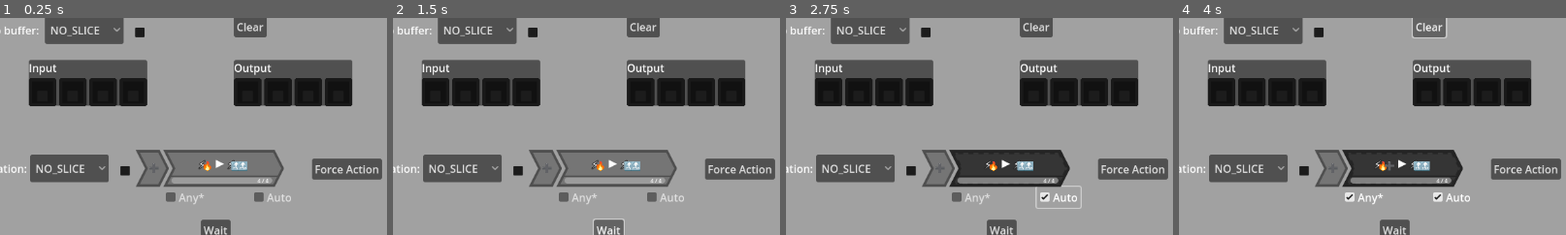
Above: before the commit, frames 1-4 (left to right).
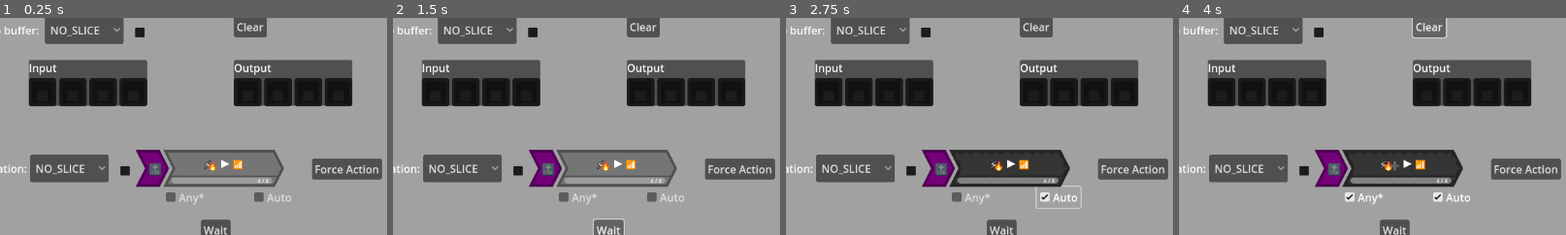
Above: after the commit, the same moments.

Repository: starshinePerigee/reactionwheel
Game: Godot game, scene res://objects/action/test_action/test_action.tscn
Two runs of this game, one before a commit and one after it. Both use one fixed random seed, a clock stepped at 60 frames per second and the inputs below. The project has no main scene, so this scene is started directly.
Inputs (mouse positions are % of the whole screen's width and height, from its top left):
- Up to frame 1 (0.25 s): no input
- Up to frame 2 (1.5 s): click (34, 45) at 0.5 s; click "Wait" at 1.25 s
- Up to frame 3 (2.75 s): click "Auto" at 2 s
- Up to frame 4 (4 s): click "Any*" at 2.75 s; click "Clear" at 3.5 s
The pictures show only the part of the screen within x 5-55%, y 10-60%; the shares and areas given below are measured in that part.

The runs differ from the first frame. In frame 1, 1.5% of the frame differs, in the area x 35-64%, y 60-78%; in frame 2, 1.5%; in frame 3, 1.5%; in frame 4, 1.5%, in the area x 35-65%, y 60-78%.

Commit message:
Basic prototype COMPLETE!

Diff:
--- a/reactionwheels/objects/action/action.gd
+++ b/reactionwheels/objects/action/action.gd
@@ -1,5 +1,6 @@
 @tool
 extends Control
+class_name Action
 
 signal clicked
 signal activated
@@ -100,13 +101,14 @@
 func _on_action_body_pressed() -> void:
 	clicked.emit()
 	if not automatic:
-		full_activation()
+		if full_activation():
+			manual_completed.emit()
 
 func check_activation_cost() -> bool:
 	if activation_object != null:
 		var ok = (
-			activation_flavors
-			and activation_object.get_flavor(activation_index) in activation_flavors
+			len(activation_flavors) == 0
+			or activation_object.get_flavor(activation_index) in activation_flavors
 		)
 		$Tail/Shade.visible = !ok
 		return ok
@@ -128,17 +130,22 @@
 	activated.emit()
 
 func do_turn():
+	if automatic:
+		full_activation()
 	if not action_ready:
 		turns_waiting += 1
-		return
-	if automatic:
-		full_activation()
+
+func post_turn():
+	if activation_object and activation_object.get_flavor(activation_index) not in activation_flavors:
+		$Tail/Shade.visible = true
+	else:
+		$Tail/Shade.visible = false
 
 func check_requirements() -> bool:
 	# check cooldown:
 	if not action_ready:
 		return false
-	if not inputs_optional:
+	if not inputs_optional and len(reaction_input) > 0:
 		if not input_buffer:
 			return false
 		for in_flavor in reaction_input:
@@ -146,15 +153,25 @@
 			# but its a game jam so yolo
 			if reaction_input.count(in_flavor) > input_buffer.contents.count(in_flavor):
 				return false
+	if (
+		activation_object
+		and len(activation_flavors) > 0
+		and not automatic
+		and activation_object.get_flavor(activation_index) == SliceData.Flavors.NO_SLICE
+	):
+		return false
 	return true
 
-func full_activation():
-	if check_requirements():
-		if activation_object:
-			if activation_object.get_flavor(activation_index) in activation_flavors:
-				do_activation()
-			activation_object.set_flavor(activation_index, SliceData.Flavors.NO_SLICE)
-		turns_waiting = 0
-		manual_completed.emit()
+func full_activation() -> bool:
+	if not check_requirements():
+		return false
+	if activation_object:
+		if activation_object.get_flavor(activation_index) in activation_flavors:
+			do_activation()
+		activation_object.set_flavor(activation_index, SliceData.Flavors.NO_SLICE)
+	else:
+		do_activation()
+	turns_waiting = 0
+	return true
 
 #endregion
--- a/reactionwheels/objects/action/action.tscn
+++ b/reactionwheels/objects/action/action.tscn
@@ -59,7 +59,7 @@
 offset_right = 55.0
 offset_bottom = 55.0
 scale = Vector2(2, 2)
-text = "✳"
+text = "➕"
 char_width = 1
 append_plus = true
 
--- a/reactionwheels/objects/action/test_action/test_action.tscn
+++ b/reactionwheels/objects/action/test_action/test_action.tscn
@@ -35,8 +35,9 @@
 activation_object = NodePath("../FlavorDropdown2")
 input_buffer = NodePath("../Buffer")
 output_buffer = NodePath("../Buffer2")
+activation_flavors = Array[int]([1])
 reaction_input = Array[int]([2, 3])
-reaction_output = Array[int]([2, 1, 1])
+reaction_output = Array[int]([4])
 
 [node name="Buffer" parent="." instance=ExtResource("3_s3mjj")]
 offset_left = 99.0
--- a/reactionwheels/objects/buffer/buffer.gd
+++ b/reactionwheels/objects/buffer/buffer.gd
@@ -108,6 +108,8 @@
 	contents = []
 
 func get_flavor(index: int = 0) -> SliceData.Flavors:
+	if index >= len(contents):
+		return SliceData.Flavors.NO_SLICE
 	return contents[index]
 
 func set_flavor(index: int = 0, flavor: SliceData.Flavors = SliceData.Flavors.NO_SLICE) -> void:
--- a/reactionwheels/objects/slice/slice.gd
+++ b/reactionwheels/objects/slice/slice.gd
@@ -20,7 +20,7 @@
 	set(value):
 		flavor = value
 		await verify_ready()
-		print("Setting slice flavor to %s" % SliceData.FLAVOR_DICT[flavor].flavor_name)
+		#print("Setting slice flavor to %s" % SliceData.FLAVOR_DICT[flavor].flavor_name)
 		$SliceFill.self_modulate = SliceData.FLAVOR_DICT[flavor].mod_color
 		$SliceIcon.text = SliceData.FLAVOR_DICT[flavor].f_icon
 
--- a/reactionwheels/objects/slice_data.gd
+++ b/reactionwheels/objects/slice_data.gd
@@ -19,15 +19,21 @@
 static var TEST_SLICE = FlavorDef.new("debug", "🔝", Color("f200ff"))
 static var POWER = FlavorDef.new("power", "⚡", Color("00fce3"))
 static var HEAT = FlavorDef.new("heat", "🔥", Color("e60010"))
+static var SIGNAL = FlavorDef.new("signal", "📶", Color("007fd1"))
+static var DAMAGE = FlavorDef.new("damage", "💥", Color("bdab62"))
+static var STAR = FlavorDef.new("star", "🌟", Color("FFFFFF"))
 #endregion
 
 #region global instances
-enum Flavors {NO_SLICE, TEST_SLICE, POWER, HEAT}
+enum Flavors {NO_SLICE, TEST_SLICE, POWER, HEAT, SIGNAL, DAMAGE, STAR}
 
 static var FLAVOR_DICT = {
 	Flavors.NO_SLICE: NO_SLICE,
 	Flavors.TEST_SLICE: TEST_SLICE,
 	Flavors.POWER: POWER,
-	Flavors.HEAT: HEAT
+	Flavors.HEAT: HEAT,
+	Flavors.SIGNAL: SIGNAL,
+	Flavors.DAMAGE: DAMAGE,
+	Flavors.STAR: STAR
 }
 #endregion
--- /dev/null
+++ b/reactionwheels/objects/spacecraft/spacecraft.gd
@@ -0,0 +1,19 @@
+extends Node2D
+
+func _ready():
+	for child in get_children():
+		if child is Action:
+			child.manual_completed.connect(do_turn)
+
+func do_turn():
+	print("Doing turn")
+	var all_children = get_children()
+	for child in all_children:
+		if child is Action:
+			child.do_turn()
+	for child in all_children:
+		if child is Wheel:
+			child.do_turn()
+	for child in all_children:
+		if child is Action:
+			child.post_turn()
--- /dev/null
+++ b/reactionwheels/objects/spacecraft/spacecraft.tscn
@@ -0,0 +1,6 @@
+[gd_scene load_steps=2 format=3 uid="uid://desxr3a50vvq"]
+
+[ext_resource type="Script" uid="uid://dy8q4cst83jjk" path="res://objects/spacecraft/spacecraft.gd" id="1_61b8h"]
+
+[node name="Spacecraft" type="Node2D"]
+script = ExtResource("1_61b8h")
--- a/reactionwheels/objects/wheel/wheel.gd
+++ b/reactionwheels/objects/wheel/wheel.gd
@@ -1,9 +1,12 @@
 @tool
 extends VBoxContainer
+class_name Wheel
 
 func verify_ready():
 	if not is_node_ready():
 		await ready
+
+@export var input_buffer: Buffer
 
 var WHEEL_SIZE = 4
 @onready var slices = [
@@ -35,3 +38,9 @@
 
 func set_flavor(index: int = 0, flavor: SliceData.Flavors = SliceData.Flavors.NO_SLICE) -> void:
 	get_slice_from_pos(index).flavor = flavor
+
+func do_turn():
+	rotation_position += 1
+	var active_slice = get_slice_from_pos(0)
+	if active_slice.flavor == SliceData.Flavors.NO_SLICE and input_buffer:
+		active_slice.flavor = input_buffer.pop_slice()
--- a/reactionwheels/project.godot
+++ b/reactionwheels/project.godot
@@ -13,6 +13,10 @@
 config/name="reactionwheels"
 config/features=PackedStringArray("4.4", "GL Compatibility")
 config/icon="res://icon.svg"
+
+[display]
+
+window/size/resizable=false
 
 [editor]
 
--- /dev/null
+++ b/reactionwheels/stages/test_sputnik.tscn
@@ -0,0 +1,253 @@
+[gd_scene load_steps=5 format=3 uid="uid://dxi5kfyvesomg"]
+
+[ext_resource type="PackedScene" uid="uid://desxr3a50vvq" path="res://objects/spacecraft/spacecraft.tscn" id="1_otovh"]
+[ext_resource type="PackedScene" uid="uid://cunsuhq6ishlo" path="res://objects/wheel/wheel.tscn" id="2_qubhb"]
+[ext_resource type="PackedScene" uid="uid://n6os6n6vg5kf" path="res://objects/buffer/buffer.tscn" id="3_qubhb"]
+[ext_resource type="PackedScene" uid="uid://cykb38cjy1rp6" path="res://objects/action/action.tscn" id="4_t0s86"]
+
+[node name="TestSputnik" type="Node2D"]
+
+[node name="Spacecraft" parent="." instance=ExtResource("1_otovh")]
+
+[node name="BattWheel" parent="Spacecraft" node_paths=PackedStringArray("input_buffer") instance=ExtResource("2_qubhb")]
+offset_left = 218.0
+offset_top = 223.0
+offset_right = 396.0
+offset_bottom = 250.0
+input_buffer = NodePath("../BatBuff")
+
+[node name="Label" parent="Spacecraft/BattWheel" index="0"]
+text = "Battery Management"
+
+[node name="Slice0" parent="Spacecraft/BattWheel/Core/Rotator" index="0"]
+flavor = 2
+
+[node name="Slice1" parent="Spacecraft/BattWheel/Core/Rotator" index="1"]
+flavor = 0
+
+[node name="Slice2" parent="Spacecraft/BattWheel/Core/Rotator" index="2"]
+flavor = 0
+
+[node name="Slice3" parent="Spacecraft/BattWheel/Core/Rotator" index="3"]
+flavor = 0
+
+[node name="RadioWheel" parent="Spacecraft" node_paths=PackedStringArray("input_buffer") instance=ExtResource("2_qubhb")]
+anchors_preset = 0
+anchor_right = 0.0
+anchor_bottom = 0.0
+offset_left = 726.0
+offset_top = 293.0
+offset_right = 908.0
+offset_bottom = 320.0
+grow_horizontal = 1
+grow_vertical = 1
+input_buffer = NodePath("../SCBuff")
+
+[node name="Label" parent="Spacecraft/RadioWheel" index="0"]
+text = "Radio"
+
+[node name="Slice0" parent="Spacecraft/RadioWheel/Core/Rotator" index="0"]
+flavor = 0
+
+[node name="Slice1" parent="Spacecraft/RadioWheel/Core/Rotator" index="1"]
+flavor = 0
+
+[node name="Slice2" parent="Spacecraft/RadioWheel/Core/Rotator" index="2"]
+flavor = 0
+
+[node name="Slice3" parent="Spacecraft/RadioWheel/Core/Rotator" index="3"]
+flavor = 0
+
+[node name="BatBuff" parent="Spacecraft" instance=ExtResource("3_qubhb")]
+offset_left = 90.0
+offset_top = 40.0
+offset_right = 90.0
+offset_bottom = 40.0
+content_size = 8
+contents = Array[int]([2, 2, 2, 2, 2, 2, 2])
+buffer_name = "Battery"
+
+[node name="SCBuff" parent="Spacecraft" instance=ExtResource("3_qubhb")]
+offset_left = 510.0
+offset_top = 131.0
+offset_right = 510.0
+offset_bottom = 131.0
+content_size = 12
+buffer_name = "Spacecraft"
+
+[node name="OutputBuff" parent="Spacecraft" instance=ExtResource("3_qubhb")]
+offset_left = 510.0
+offset_top = 565.0
+offset_right = 510.0
+offset_bottom = 565.0
+content_size = 6
+buffer_name = "Signal"
+
+[node name="VictoryBuff" parent="Spacecraft" instance=ExtResource("3_qubhb")]
+offset_left = 1010.0
+offset_top = 565.0
+offset_right = 1010.0
+offset_bottom = 565.0
+content_size = 1
+buffer_name = "VICTORY"
+
+[node name="PassiveHeat" parent="Spacecraft" node_paths=PackedStringArray("output_buffer") instance=ExtResource("4_t0s86")]
+offset_left = 709.0
+offset_top = 50.0
+offset_right = 709.0
+offset_bottom = 50.0
+output_buffer = NodePath("../SCBuff")
+automatic = true
+turns_waiting = 0
+has_activation = false
+reaction_input = Array[int]([])
+reaction_output = Array[int]([3])
+
+[node name="PullCharge" parent="Spacecraft" node_paths=PackedStringArray("activation_object", "input_buffer", "output_buffer") instance=ExtResource("4_t0s86")]
+offset_left = 244.0
+offset_top = 260.0
+offset_right = 244.0
+offset_bottom = 260.0
+scale = Vector2(-1, 1)
+activation_object = NodePath("../BattWheel")
+input_buffer = NodePath("../BatBuff")
+output_buffer = NodePath("../SCBuff")
+cooldown = 2
+turns_waiting = 2
+activation_flavors = Array[int]([2])
+reaction_input = Array[int]([])
+reaction_output = Array[int]([2, 2])
+
+[node name="Regenerate" parent="Spacecraft" node_paths=PackedStringArray("activation_object", "input_buffer", "output_buffer") instance=ExtResource("4_t0s86")]
+offset_left = 379.0
+offset_top = 260.0
+offset_right = 379.0
+offset_bottom = 260.0
+activation_object = NodePath("../BattWheel")
+activation_index = 1
+input_buffer = NodePath("../BatBuff")
+output_buffer = NodePath("../BatBuff")
+cooldown = 8
+turns_waiting = 8
+activation_flavors = Array[int]([2])
+reaction_input = Array[int]([])
+reaction_output = Array[int]([3, 2, 2])
+
+[node name="Dissipate" parent="Spacecraft" node_paths=PackedStringArray("activation_object", "input_buffer", "output_buffer") instance=ExtResource("4_t0s86")]
+offset_left = 379.0
+offset_top = 391.0
+offset_right = 379.0
+offset_bottom = 391.0
+activation_object = NodePath("../BattWheel")
+activation_index = 2
+input_buffer = NodePath("../BatBuff")
+output_buffer = NodePath("../BatBuff")
+automatic = true
+turns_waiting = 0
+activation_flavors = Array[int]([2, 3])
+reaction_input = Array[int]([])
+reaction_output = Array[int]([])
+
+[node name="SinkHeat" parent="Spacecraft" node_paths=PackedStringArray("activation_object", "input_buffer", "output_buffer") instance=ExtResource("4_t0s86")]
+offset_left = 244.0
+offset_top = 391.0
+offset_right = 244.0
+offset_bottom = 391.0
+scale = Vector2(-1, 1)
+activation_object = NodePath("../BattWheel")
+activation_index = 3
+input_buffer = NodePath("../BatBuff")
+output_buffer = NodePath("../BatBuff")
+automatic = true
+turns_waiting = 0
+activation_flavors = Array[int]([3])
+reaction_input = Array[int]([2, 2])
+reaction_output = Array[int]([])
+inputs_optional = true
+
+[node name="SendPing" parent="Spacecraft" node_paths=PackedStringArray("activation_object", "input_buffer", "output_buffer") instance=ExtResource("4_t0s86")]
+offset_left = 754.0
+offset_top = 325.0
+offset_right = 754.0
+offset_bottom = 325.0
+scale = Vector2(-1, 1)
+activation_object = NodePath("../RadioWheel")
+input_buffer = NodePath("../SCBuff")
+output_buffer = NodePath("../OutputBuff")
+activation_flavors = Array[int]([2])
+reaction_input = Array[int]([2])
+reaction_output = Array[int]([4])
+
+[node name="CycleHeat" parent="Spacecraft" node_paths=PackedStringArray("activation_object", "input_buffer", "output_buffer") instance=ExtResource("4_t0s86")]
+offset_left = 889.0
+offset_top = 325.0
+offset_right = 889.0
+offset_bottom = 325.0
+activation_object = NodePath("../RadioWheel")
+activation_index = 1
+input_buffer = NodePath("../SCBuff")
+output_buffer = NodePath("../SCBuff")
+activation_flavors = Array[int]([3])
+reaction_input = Array[int]([3])
+reaction_output = Array[int]([3, 3])
+inputs_optional = true
+
+[node name="Overheat" parent="Spacecraft" node_paths=PackedStringArray("activation_object", "input_buffer", "output_buffer") instance=ExtResource("4_t0s86")]
+offset_left = 889.0
+offset_top = 452.0
+offset_right = 889.0
+offset_bottom = 452.0
+activation_object = NodePath("../RadioWheel")
+activation_index = 2
+input_buffer = NodePath("../SCBuff")
+output_buffer = NodePath("../SCBuff")
+automatic = true
+cooldown = 3
+turns_waiting = 0
+activation_flavors = Array[int]([3])
+reaction_input = Array[int]([])
+reaction_output = Array[int]([3, 5])
+
+[node name="SystemFail" parent="Spacecraft" node_paths=PackedStringArray("activation_object", "input_buffer", "output_buffer") instance=ExtResource("4_t0s86")]
+offset_left = 754.0
+offset_top = 452.0
+offset_right = 754.0
+offset_bottom = 452.0
+scale = Vector2(-1, 1)
+activation_object = NodePath("../RadioWheel")
+activation_index = 3
+input_buffer = NodePath("../SCBuff")
+output_buffer = NodePath("../OutputBuff")
+automatic = true
+turns_waiting = 0
+activation_flavors = Array[int]([5])
+reaction_input = Array[int]([3, 3, 3, 3])
+reaction_output = Array[int]([5])
+inputs_optional = true
+
+[node name="Action7" parent="Spacecraft" node_paths=PackedStringArray("activation_object", "input_buffer", "output_buffer") instance=ExtResource("4_t0s86")]
+offset_left = 759.0
+offset_top = 579.0
+offset_right = 759.0
+offset_bottom = 579.0
+activation_object = NodePath("../OutputBuff")
+activation_index = 5
+input_buffer = NodePath("../OutputBuff")
+output_buffer = NodePath("../VictoryBuff")
+has_activation = false
+reaction_input = Array[int]([4, 4, 4, 4, 4, 4])
+reaction_output = Array[int]([6])
+
+[node name="Wait" parent="Spacecraft" instance=ExtResource("4_t0s86")]
+offset_left = 90.0
+offset_top = 556.0
+offset_right = 90.0
+offset_bottom = 556.0
+cooldown = 1
+turns_waiting = 1
+has_activation = false
+reaction_input = Array[int]([])
+reaction_output = Array[int]([])
+
+[editable path="Spacecraft/BattWheel"]
+[editable path="Spacecraft/RadioWheel"]
Not shown: 2 places in reactionwheels/objects/slice/slice.tscn that only renumber resources
Not shown, added: reactionwheels/objects/spacecraft/spacecraft.gd.uid
